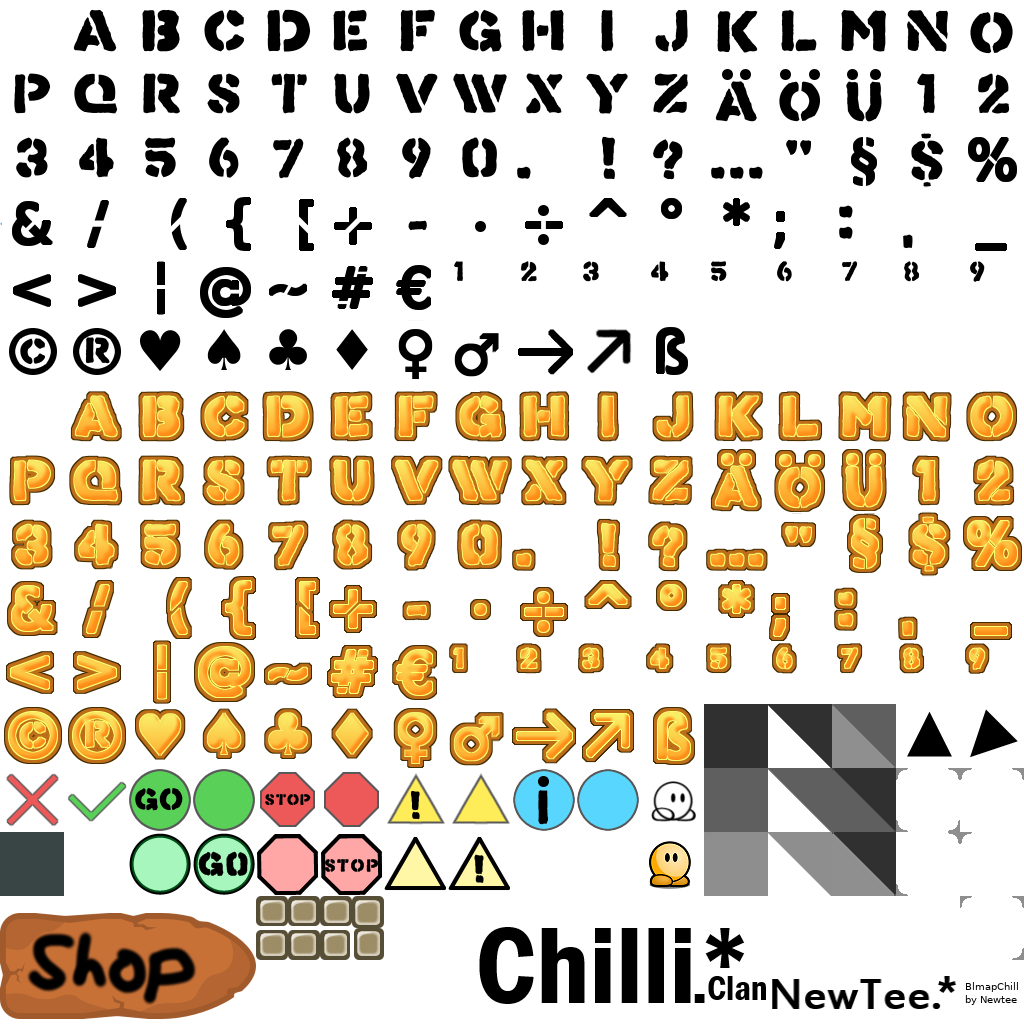
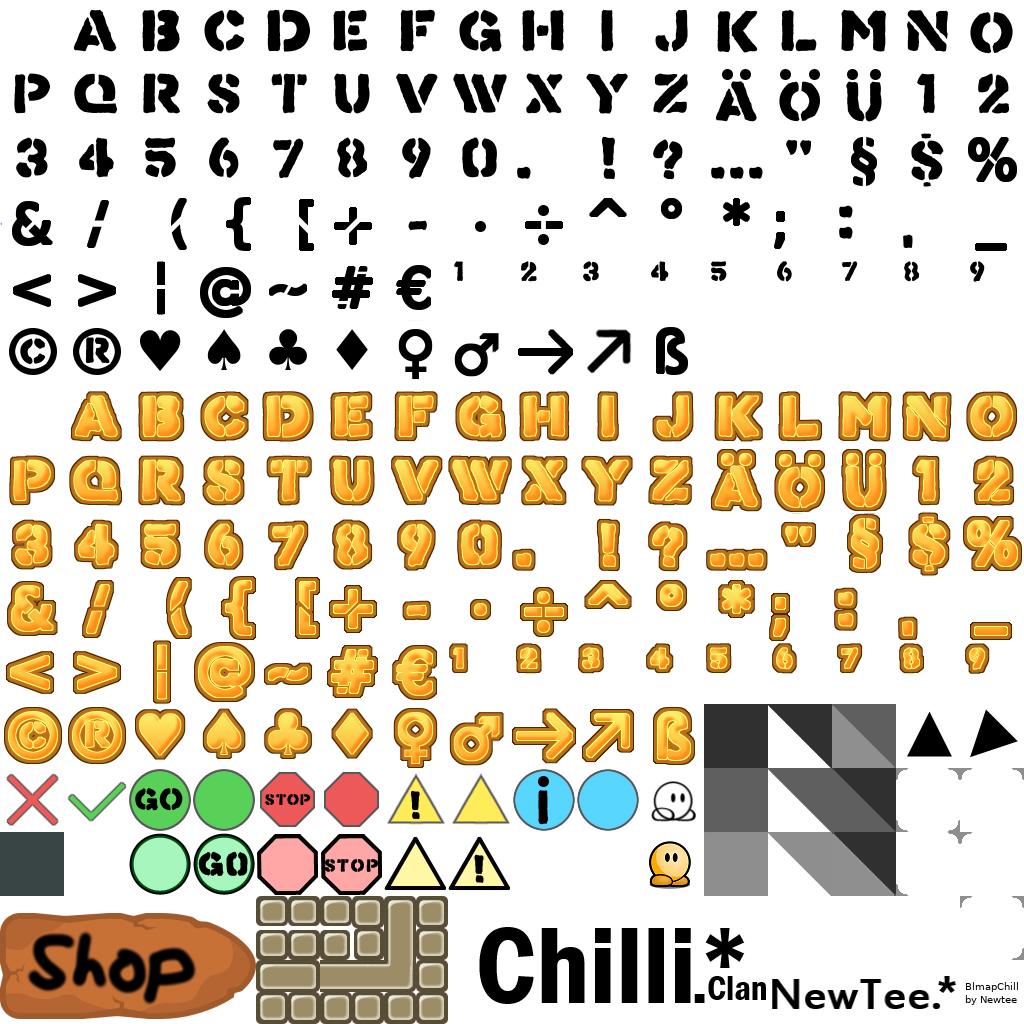
Revision of a layered 1024 x 1024 image; what changed, layer by layer:
painted on "generic" over [256, 896, 448, 1024]
